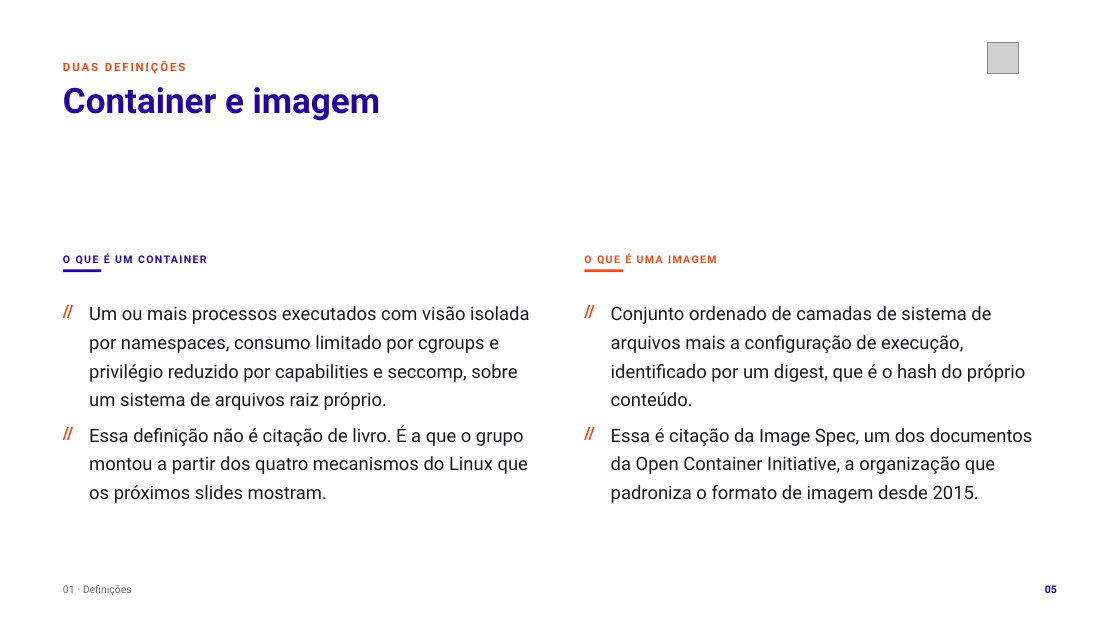
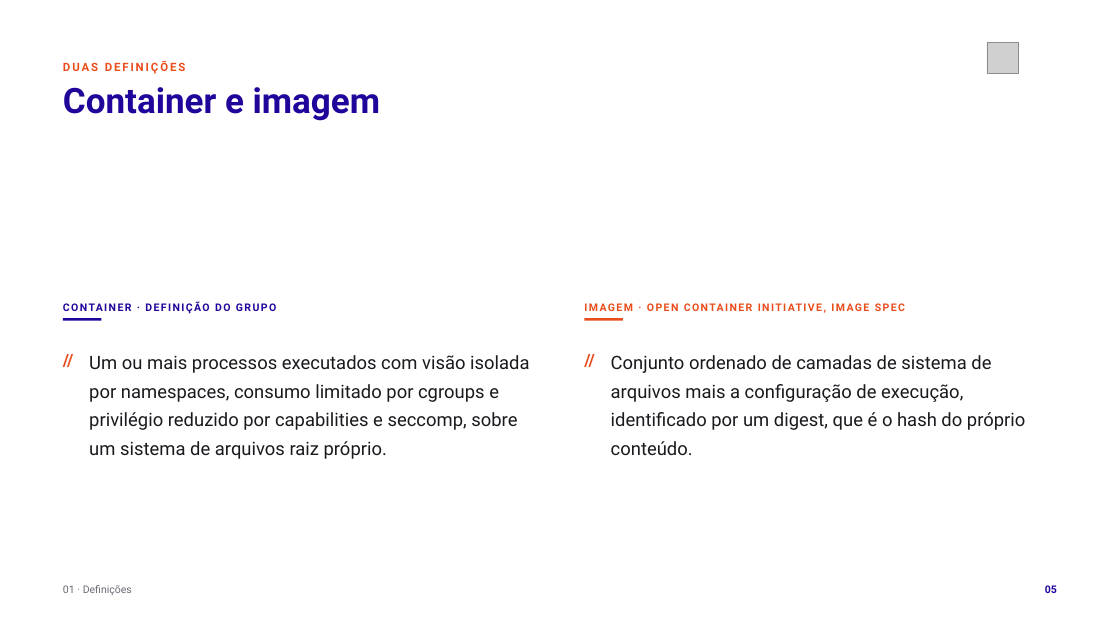
Before and after one commit to tcpassos/invite-app, a slide deck: slide 5 of trabalhos/T1-Docker-Invite-People.pptx. Drawn at 1120x630 pixels with LibreOffice and Linux fonts; fonts in the diff are those of the drawing; grey boxes stand for pictures. Boxes give left, top, right and bottom in pixels: in the first picture for what was removed or moved away, otherwise in the second. Text is boxed around its words. In the diff, an @@ line names an element or a change of style, - is before the commit and + after.

Commit message:
docs: enxuga a atribuicao de fonte do slide 5 e reescreve os dois titulos que exigiam decifracao

```diff
--- a/trabalhos/T1-Docker-Invite-People.pptx
+++ b/trabalhos/T1-Docker-Invite-People.pptx
@@ text removed at bbox=[63, 253, 110, 266] @@
-O QUE É UM CONTAINER
@@ text removed at bbox=[584, 253, 717, 264] @@
-O QUE É UMA IMAGEM
@@ text added at bbox=[63, 299, 535, 316], 9 pt, text #21049A, bold @@
+CONTAINER · DEFINIÇÃO DO GRUPO
@@ text added at bbox=[585, 299, 1057, 316], 9 pt, text #E94D1C, bold @@
+IMAGEM · OPEN CONTAINER INITIATIVE, IMAGE SPEC
@@ 4 texts, 2 rectangles: place and size @@
-4 texts, 2 rectangles at bbox=[63, 270, 1025, 410]
+4 texts, 2 rectangles at bbox=[63, 318, 1025, 459]
@@ text removed at bbox=[63, 418, 86, 445] @@
-//
@@ text removed at bbox=[585, 418, 607, 445] @@
-//
@@ text removed at bbox=[89, 425, 528, 503] @@
-Essa definição não é citação de livro. É a que o grupo montou a partir dos quatro mecanismos do Linux que os próximos slides mostram.
@@ text removed at bbox=[611, 428, 1033, 503] @@
-Essa é citação da Image Spec, um dos documentos da Open Container Initiative, a organização que padroniza o formato de imagem desde 2015.
```
Also in this commit, not shown: 2 other slides changed, 7 other files.
